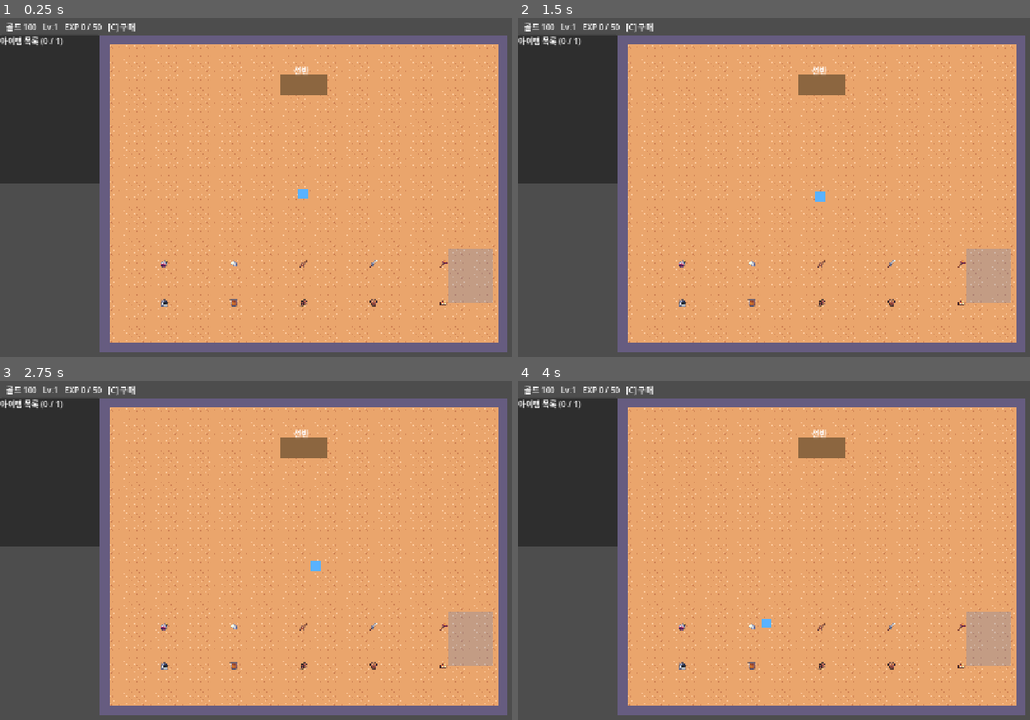
Above: before the commit, frames 1-4 (two rows, left to right).
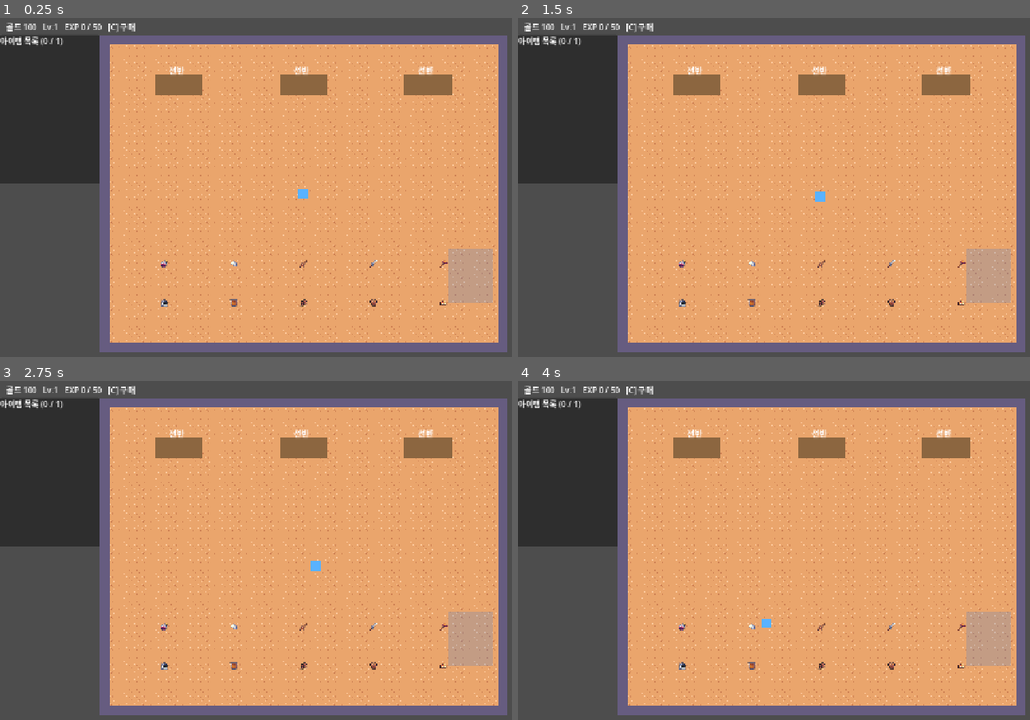
Above: after the commit, the same moments.

Repository: JaeyoungMyo/TheBetweenkeeper
Game: Godot game, scene res://scenes/storage/tutorial_storage.tscn
Two runs of this game, one before a commit and one after it. Both use one fixed random seed, a clock stepped at 60 frames per second and the inputs below.
Inputs (mouse positions are in pixels of both pictures, inside the frame that each line leads up to):
- Up to frame 1 (0.25 s): no input
- Up to frame 2 (1.5 s): tap Enter at 0.5 s; drag from (835, 194) to (902, 116) at 0.52 s; tap Space at 1.25 s; drag from (707, 211) to (804, 265) at 1.27 s
- Up to frame 3 (2.75 s): tap Enter at 2 s; move the mouse to (384, 479) at 2.02 s; hold D (move_right) from 2.03 s (still down); tap X (interact) at 2.1 s
- Up to frame 4 (4 s): release D (move_right) at 2.75 s; drag from (804, 628) to (646, 503) at 2.77 s; tap Space at 3.5 s; move the mouse to (1029, 611) at 3.52 s; hold A (move_left) from 3.53 s (still down); tap 2 (slot_2) at 3.6 s; tap X (interact) at 3.8 s

The runs differ from the first frame. In frame 1, 1.2% of the frame differs, in the area x 30-89%, y 14-23%; in frame 2, 1.2%; in frame 3, 1.2%; in frame 4, 1.2%.

Commit message:
전투 입고 5~10개, 초기 선반 3개, U4 판매를 퀘스트로 설계 변경
Co-Authored-By: Claude Haiku 5.5 <noreply@anthropic.com>
Claude-Session: https://claude.ai/code/session_0121nzt2UG16d76XWYTLiz1b

Diff:
--- a/data/dungeons/dungeons.json
+++ b/data/dungeons/dungeons.json
@@ -1,12 +1,142 @@
 [
-  {"no": 1,  "battle_min": 3, "battle_max": 5, "new_item_total": 10, "quest_count": 1, "quest_quantity": 2,  "line_max": 1, "sleep_sec": 30, "quest_time_limit_sec": 30, "quest_reward_gold": 30,  "quest_reward_exp": 20},
-  {"no": 2,  "battle_min": 3, "battle_max": 5, "new_item_total": 15, "quest_count": 1, "quest_quantity": 2,  "line_max": 1, "sleep_sec": 30, "quest_time_limit_sec": 30, "quest_reward_gold": 35,  "quest_reward_exp": 25},
-  {"no": 3,  "battle_min": 3, "battle_max": 5, "new_item_total": 20, "quest_count": 2, "quest_quantity": 3,  "line_max": 2, "sleep_sec": 30, "quest_time_limit_sec": 30, "quest_reward_gold": 40,  "quest_reward_exp": 30},
-  {"no": 4,  "battle_min": 3, "battle_max": 5, "new_item_total": 25, "quest_count": 2, "quest_quantity": 3,  "line_max": 2, "sleep_sec": 30, "quest_time_limit_sec": 30, "quest_reward_gold": 45,  "quest_reward_exp": 35},
-  {"no": 5,  "battle_min": 3, "battle_max": 5, "new_item_total": 32, "quest_count": 2, "quest_quantity": 4,  "line_max": 2, "sleep_sec": 30, "quest_time_limit_sec": 30, "quest_reward_gold": 50,  "quest_reward_exp": 40},
-  {"no": 6,  "battle_min": 3, "battle_max": 5, "new_item_total": 40, "quest_count": 3, "quest_quantity": 5,  "line_max": 2, "sleep_sec": 30, "quest_time_limit_sec": 30, "quest_reward_gold": 60,  "quest_reward_exp": 50},
-  {"no": 7,  "battle_min": 3, "battle_max": 5, "new_item_total": 50, "quest_count": 3, "quest_quantity": 6,  "line_max": 3, "sleep_sec": 30, "quest_time_limit_sec": 30, "quest_reward_gold": 70,  "quest_reward_exp": 60},
-  {"no": 8,  "battle_min": 3, "battle_max": 5, "new_item_total": 60, "quest_count": 4, "quest_quantity": 7,  "line_max": 3, "sleep_sec": 30, "quest_time_limit_sec": 30, "quest_reward_gold": 80,  "quest_reward_exp": 70},
-  {"no": 9,  "battle_min": 3, "battle_max": 5, "new_item_total": 70, "quest_count": 5, "quest_quantity": 8,  "line_max": 3, "sleep_sec": 30, "quest_time_limit_sec": 30, "quest_reward_gold": 90,  "quest_reward_exp": 80},
-  {"no": 10, "battle_min": 3, "battle_max": 5, "new_item_total": 85, "quest_count": 6, "quest_quantity": 10, "line_max": 3, "sleep_sec": 30, "quest_time_limit_sec": 30, "quest_reward_gold": 100, "quest_reward_exp": 90}
+  {
+    "no": 1,
+    "battle_min": 3,
+    "battle_max": 5,
+    "quest_count": 1,
+    "quest_quantity": 2,
+    "line_max": 1,
+    "sleep_sec": 30,
+    "quest_time_limit_sec": 30,
+    "quest_reward_gold": 30,
+    "quest_reward_exp": 20,
+    "intake_min": 5,
+    "intake_max": 10
+  },
+  {
+    "no": 2,
+    "battle_min": 3,
+    "battle_max": 5,
+    "quest_count": 1,
+    "quest_quantity": 2,
+    "line_max": 1,
+    "sleep_sec": 30,
+    "quest_time_limit_sec": 30,
+    "quest_reward_gold": 35,
+    "quest_reward_exp": 25,
+    "intake_min": 5,
+    "intake_max": 10
+  },
+  {
+    "no": 3,
+    "battle_min": 3,
+    "battle_max": 5,
+    "quest_count": 2,
+    "quest_quantity": 3,
+    "line_max": 2,
+    "sleep_sec": 30,
+    "quest_time_limit_sec": 30,
+    "quest_reward_gold": 40,
+    "quest_reward_exp": 30,
+    "intake_min": 5,
+    "intake_max": 10
+  },
+  {
+    "no": 4,
+    "battle_min": 3,
+    "battle_max": 5,
+    "quest_count": 2,
+    "quest_quantity": 3,
+    "line_max": 2,
+    "sleep_sec": 30,
+    "quest_time_limit_sec": 30,
+    "quest_reward_gold": 45,
+    "quest_reward_exp": 35,
+    "intake_min": 5,
+    "intake_max": 10
+  },
+  {
+    "no": 5,
+    "battle_min": 3,
+    "battle_max": 5,
+    "quest_count": 2,
+    "quest_quantity": 4,
+    "line_max": 2,
+    "sleep_sec": 30,
+    "quest_time_limit_sec": 30,
+    "quest_reward_gold": 50,
+    "quest_reward_exp": 40,
+    "intake_min": 5,
+    "intake_max": 10
+  },
+  {
+    "no": 6,
+    "battle_min": 3,
+    "battle_max": 5,
+    "quest_count": 3,
+    "quest_quantity": 5,
+    "line_max": 2,
+    "sleep_sec": 30,
+    "quest_time_limit_sec": 30,
+    "quest_reward_gold": 60,
+    "quest_reward_exp": 50,
+    "intake_min": 5,
+    "intake_max": 10
+  },
+  {
+    "no": 7,
+    "battle_min": 3,
+    "battle_max": 5,
+    "quest_count": 3,
+    "quest_quantity": 6,
+    "line_max": 3,
+    "sleep_sec": 30,
+    "quest_time_limit_sec": 30,
+    "quest_reward_gold": 70,
+    "quest_reward_exp": 60,
+    "intake_min": 5,
+    "intake_max": 10
+  },
+  {
+    "no": 8,
+    "battle_min": 3,
+    "battle_max": 5,
+    "quest_count": 4,
+    "quest_quantity": 7,
+    "line_max": 3,
+    "sleep_sec": 30,
+    "quest_time_limit_sec": 30,
+    "quest_reward_gold": 80,
+    "quest_reward_exp": 70,
+    "intake_min": 5,
+    "intake_max": 10
+  },
+  {
+    "no": 9,
+    "battle_min": 3,
+    "battle_max": 5,
+    "quest_count": 5,
+    "quest_quantity": 8,
+    "line_max": 3,
+    "sleep_sec": 30,
+    "quest_time_limit_sec": 30,
+    "quest_reward_gold": 90,
+    "quest_reward_exp": 80,
+    "intake_min": 5,
+    "intake_max": 10
+  },
+  {
+    "no": 10,
+    "battle_min": 3,
+    "battle_max": 5,
+    "quest_count": 6,
+    "quest_quantity": 10,
+    "line_max": 3,
+    "sleep_sec": 30,
+    "quest_time_limit_sec": 30,
+    "quest_reward_gold": 100,
+    "quest_reward_exp": 90,
+    "intake_min": 5,
+    "intake_max": 10
+  }
 ]
--- a/data/economy/economy.json
+++ b/data/economy/economy.json
@@ -4,7 +4,39 @@
   "price_per_weight": 10,
   "level_base": 50,
   "level_step": 25,
-  "bag_prices": [100, 200, 400, 800],
-  "shelf_prices": [150, 300, 500],
-  "slot_prices": [[50, 100, 150], [75, 150, 225], [100, 200, 300], [125, 250, 375]]
+  "bag_prices": [
+    100,
+    200,
+    400,
+    800
+  ],
+  "shelf_prices": [
+    150,
+    300,
+    500,
+    800,
+    1200
+  ],
+  "slot_prices": [
+    [
+      50,
+      100,
+      150
+    ],
+    [
+      75,
+      150,
+      225
+    ],
+    [
+      100,
+      200,
+      300
+    ],
+    [
+      125,
+      250,
+      375
+    ]
+  ]
 }
--- a/scripts/dungeon/dungeon_flow.gd
+++ b/scripts/dungeon/dungeon_flow.gd
@@ -9,7 +9,7 @@
 var config: Dictionary = {}
 var battle_total := 0
 var battle_index := 0
-var intake_schedule: Array[int] = []
+var rng: RandomNumberGenerator
 var quest_battles: Array[int] = []
 var sleep_left := 0.0
 var shop_handoffs := 0
@@ -19,7 +19,7 @@
 	dungeon_no = no
 	config = DungeonTable.get_config(no)
 	battle_total = DungeonRules.roll_battle_count(rng, int(config["battle_min"]), int(config["battle_max"]))
-	intake_schedule = DungeonRules.split_intake(int(config["new_item_total"]), battle_total)
+	self.rng = rng
 	quest_battles = DungeonRules.spawn_battles(battle_total, int(config["quest_count"]), rng)
 	battle_index = 0
 	shop_handoffs = 0
@@ -36,7 +36,7 @@
 
 
 func finish_battle() -> Dictionary:
-	var intake: int = intake_schedule[battle_index - 1]
+	var intake := DungeonRules.roll_intake(rng, int(config["intake_min"]), int(config["intake_max"]))
 	if DungeonRules.is_complete(battle_total - battle_index):
 		state = State.DUNGEON_COMPLETE
 		return {"intake": intake, "completed": true}
--- a/scripts/dungeon/dungeon_rules.gd
+++ b/scripts/dungeon/dungeon_rules.gd
@@ -7,16 +7,9 @@
 	return rng.randi_range(min_n, max_n)
 
 
-## 신규 아이템 총량을 전투마다 균등 분배. 나머지는 마지막 전투에 더한다 (합 = total)
-static func split_intake(total: int, battles: int) -> Array[int]:
-	var out: Array[int] = []
-	if battles <= 0:
-		return out
-	var base := total / battles
-	var rem := total % battles
-	for i in battles:
-		out.append(base + (rem if i == battles - 1 else 0))
-	return out
+## 전투 한 번에 들어오는 신규 아이템 수 (사용자 확정: 전투마다 5~10개)
+static func roll_intake(rng: RandomNumberGenerator, min_n: int, max_n: int) -> int:
+	return rng.randi_range(min_n, max_n)
 
 
 ## 퀘스트가 발생할 전투 번호 (1부터, 오름차순, 서로 다름)
--- a/scripts/storage/storage_room.gd
+++ b/scripts/storage/storage_room.gd
@@ -4,6 +4,7 @@
 
 const ITEM_IDS := ["potion_hp", "scroll", "sword", "dagger", "axe", "helmet", "shield", "boots", "armor", "ore_box"]
 const ROOM := Rect2(220, 60, 780, 600)
+const START_SHELVES := 3
 const SHELF_POSITIONS := [Vector2(610, 140), Vector2(360, 140), Vector2(860, 140), Vector2(360, 340)]
 
 var player: PlayerController
@@ -43,7 +44,9 @@
 	_wall(Rect2(ROOM.position.x - t, ROOM.end.y, ROOM.size.x + t * 2, t))
 	_wall(Rect2(ROOM.position.x - t, ROOM.position.y, t, ROOM.size.y))
 	_wall(Rect2(ROOM.end.x, ROOM.position.y, t, ROOM.size.y))
-	add_shelf()
+	# 초기 선반 3개: 한 던전의 신규 입고 (전투 3~5회 x 5~10개, 약 108 무게) 를 한 번에 담는 양 (선반 1개 = 36)
+	for i in START_SHELVES:
+		add_shelf()
 	shelf = shelves[0]
 	player = preload("res://scenes/storage/player.tscn").instantiate()
 	player.position = ROOM.get_center()
--- a/tests/integration/test_dungeon_slice.gd
+++ b/tests/integration/test_dungeon_slice.gd
@@ -40,7 +40,7 @@
 		completed = bool(fin["completed"])
 
 	expect(flow.battle_index == flow.battle_total, "all battles fought")
-	expect(intake_total == 10, "intake sums to 10 for dungeon 1")
+	expect(intake_total >= 5 * flow.battle_total and intake_total <= 10 * flow.battle_total, "intake 5..10 per battle")
 	expect(quests_seen == 1, "dungeon 1 has 1 quest")
 	expect(flow.state == DungeonFlow.State.DUNGEON_COMPLETE, "dungeon complete")
 	expect(not quests.is_active(), "no active quest after completion")
--- a/tests/integration/test_tutorial_slice.gd
+++ b/tests/integration/test_tutorial_slice.gd
@@ -28,10 +28,9 @@
 	eco.add_gold(1000)
 	room.player.position = room.SHELF_POSITIONS[1]
 	ui.toggle_menu()
-	expect(room.buy_shelf() and room.shelves.size() == 2, "second shelf")
-	expect(not room.shelves[1].bounds().has_point(room.player.position), "player moved out")
-	room.interact()
-	expect(room.shelf == room.shelves[1] and room.shelf_panel.visible, "new shelf opens")
+	expect(room.shelves.size() == 3, "starts with 3 shelves")
+	expect(room.buy_shelf() and room.shelves.size() == 4, "fourth shelf bought")
+	expect(not room.shelves[3].bounds().has_point(room.player.position), "player moved out")
 	room.interact()
 	room.shelf = room.shelves[0]
 	ui.toggle_menu()
--- a/tests/unit/test_dungeon_properties.gd
+++ b/tests/unit/test_dungeon_properties.gd
@@ -8,17 +8,10 @@
 	return rng
 
 
-func test_split_intake_sums_to_total() -> void:
+func test_intake_always_in_range() -> void:
 	for i in Pbt.RUNS:
-		var rng := _rng(i)
-		var total := rng.randi_range(0, 100)
-		var battles := rng.randi_range(3, 5)
-		var parts := DungeonRules.split_intake(total, battles)
-		var s := 0
-		for p in parts:
-			s += p
-		expect(s == total, "sum = total (%d)" % total)
-		expect(parts.back() >= parts.front(), "last battle takes remainder")
+		var n := DungeonRules.roll_intake(_rng(i), 5, 10)
+		expect(n >= 5 and n <= 10, "intake in 5..10")
 
 
 func test_battle_count_always_in_range() -> void:
--- a/tests/unit/test_dungeon_rules.gd
+++ b/tests/unit/test_dungeon_rules.gd
@@ -10,9 +10,12 @@
 		expect(n >= 3 and n <= 5, "battle count %d" % n)
 
 
-func test_intake_split_last_battle_gets_remainder() -> void:
-	var parts := DungeonRules.split_intake(10, 3)
-	expect(parts == [3, 3, 4], "10 over 3 battles = [3,3,4], got %s" % str(parts))
+func test_intake_per_battle_in_range() -> void:
+	var rng := RandomNumberGenerator.new()
+	rng.seed = 7
+	for i in 200:
+		var n := DungeonRules.roll_intake(rng, 5, 10)
+		expect(n >= 5 and n <= 10, "intake %d in 5..10" % n)
 
 
 func test_completion_depends_only_on_battles_left() -> void:
@@ -24,5 +27,5 @@
 	var all := DungeonTable.load_all()
 	expect(all.size() == 10, "10 dungeons in table")
 	expect(DungeonTable.is_valid(all), "Q in 2..10, non-decreasing, lines 1..3")
-	expect(int(DungeonTable.get_config(1)["new_item_total"]) == 10, "dungeon 1 = 10 items (기획서 8.2)")
+	expect(int(DungeonTable.get_config(1)["intake_min"]) == 5 and int(DungeonTable.get_config(1)["intake_max"]) == 10, "intake 5..10 per battle")
 	expect(int(DungeonTable.get_config(1)["quest_count"]) == 1, "dungeon 1 = 1 quest")
--- a/tests/unit/test_economy.gd
+++ b/tests/unit/test_economy.gd
@@ -55,7 +55,7 @@
 	for i in 3:
 		expect(e.buy_bag(m), "bag")
 	expect(m.bag_size == 5 and not e.buy_bag(m) and e.gold() == 3300, "bag max 5")
-	expect(not e.buy_shelf(4) and e.buy_shelf(3) and e.gold() == 2800, "4th shelf 500, max 4")
+	expect(not e.buy_shelf(6) and e.buy_shelf(3) and e.gold() == 2800, "4th shelf 500, max 6 (price list length 5)")
 	var other := FacilityState.new("s2", 3)
 	expect(e.slot_price(other, 1) == 75 and other.slot_count == 3, "each shelf is separate")
 	e.free()
Not shown, changed: aidlc-docs/audit.md
Not shown, changed: aidlc-docs/construction/u3-dungeon-requests/functional-design/business-logic-model.md
Not shown, changed: aidlc-docs/construction/u3-dungeon-requests/functional-design/business-rules.md
Not shown, changed: aidlc-docs/construction/u4-shop/functional-design/business-logic-model.md
Not shown, changed: aidlc-docs/construction/u4-shop/functional-design/business-rules.md
Not shown, changed: aidlc-docs/construction/u4-shop/functional-design/domain-entities.md
Not shown, changed: aidlc-docs/construction/u4-shop/functional-design/frontend-components.md
